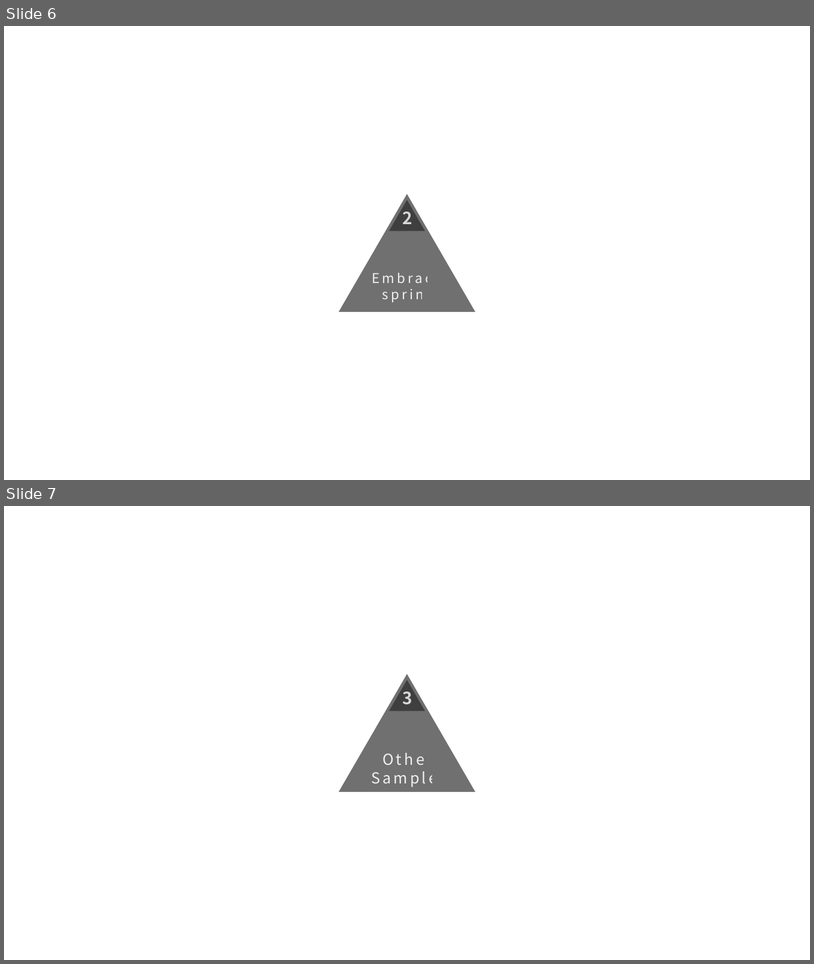
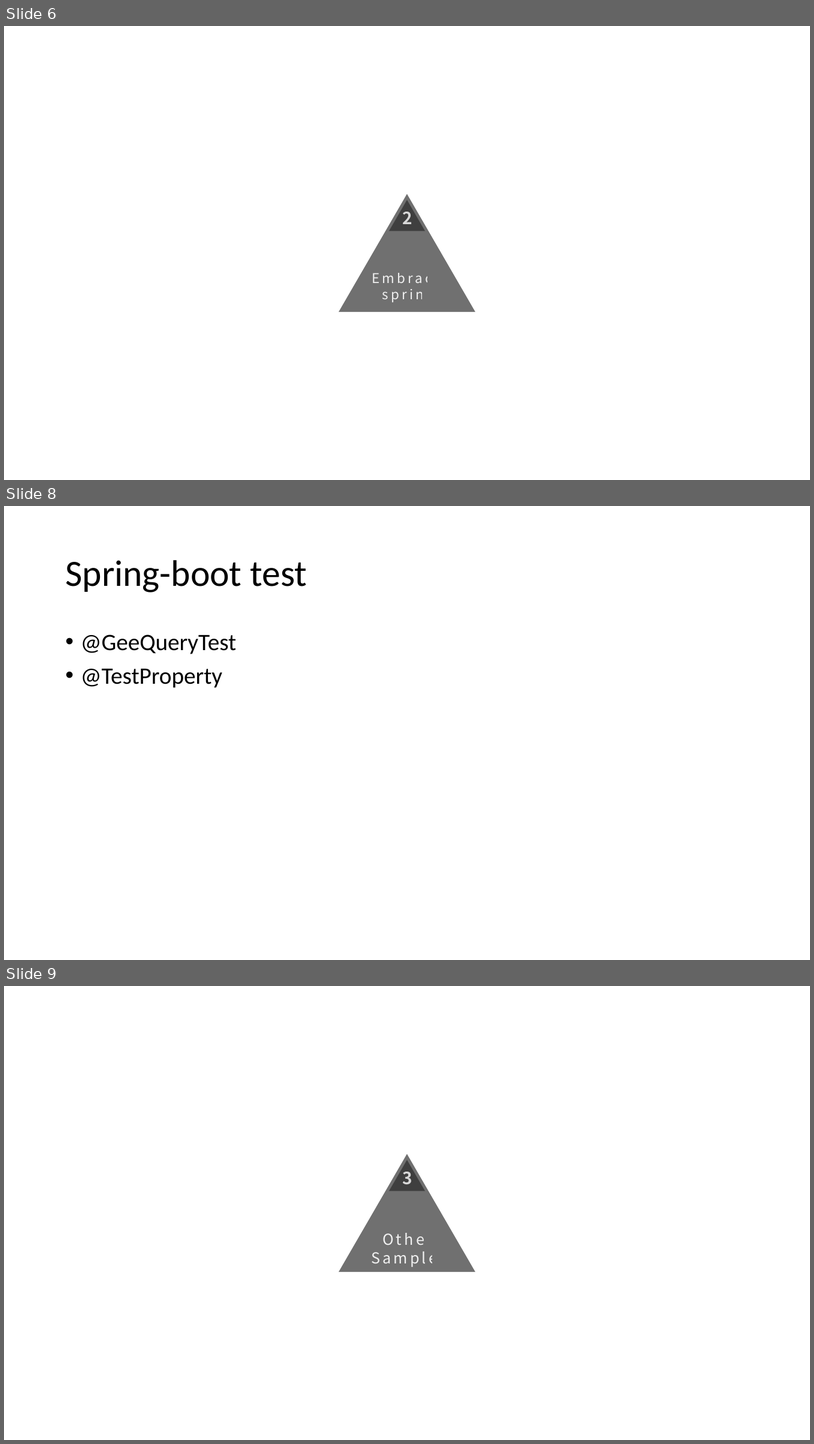
Before and after one commit to ichaolong/ef-orm, a slide deck: manual/Others/GQ 1.12.pptx. Shown one above the other, each under a label of ours: slides 6 and 7 before the commit, slides 6, 8 and 9 after it; the slides between them are not shown. The pictures are 814x964 and 814x1444 pixels, drawn with LibreOffice and Linux fonts; fonts in the diff are those of the drawing. Boxes give left, top, right and bottom in pixels: in the first picture for what was removed or moved away, otherwise in the second. Text is boxed around its words. In the diff, an @@ line names an element or a change of style, - is before the commit and + after.

```diff
--- a/manual/Others/GQ 1.12.pptx
+++ b/manual/Others/GQ 1.12.pptx
@@ slide 8 added at bbox=[4, 506, 810, 960], background #FFFFFF @@
@@ title added at bbox=[65, 560, 307, 592], 44 pt, text #000000 @@
+Spring-boot test
@@ text added at bbox=[81, 634, 237, 688], 28 pt, text #000000 @@
+• @GeeQueryTest
+• @TestProperty
@@ what was slide 7 is now slide 9 @@
```
Also in this commit, not shown: 1 slide changed, 2 other slides added.
